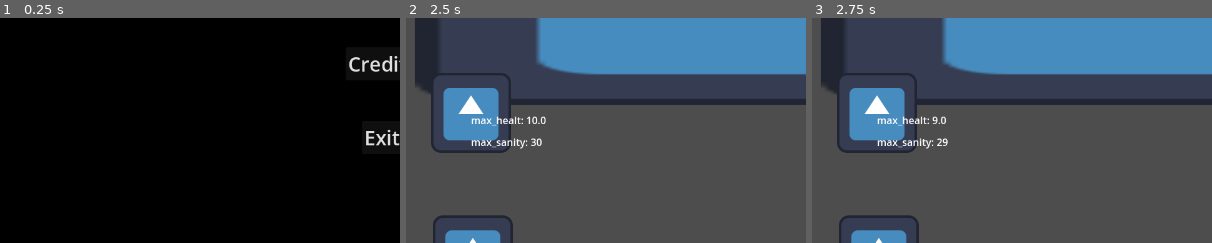
Above: before the commit, frames 1-3 (left to right).
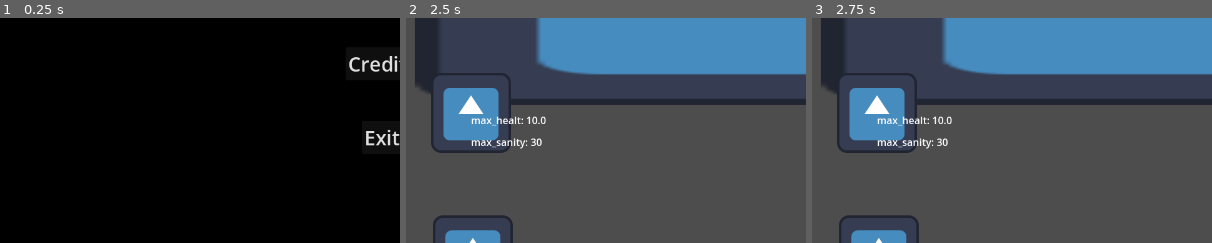
Above: after the commit, the same moments.

Repository: fabio98p/Godot_jam_Brackeys_2025.2
Game: Godot game, scene res://Menus/main_menu.tscn
Two runs of this game, one before a commit and one after it. Both use one fixed random seed, a clock stepped at 60 frames per second and the inputs below. The engine's default icon, where the game draws it, is replaced by a stand-in: a white triangle on a blue panel in a dark square.
Inputs (mouse positions are % of the whole screen's width and height, from its top left):
- Up to frame 1 (0.25 s): no input
- Up to frame 2 (2.5 s): click "Start" at 0.5 s; tap Enter at 1.25 s; move the mouse to (72, 45) at 1.27 s; click (72, 45) at 1.42 s; tap Space at 2 s; drag from (30, 55) to (50, 26) at 2.02 s
- Up to frame 3 (2.75 s): no input
The pictures show only the part of the screen within x 0-50%, y 28-78%; the shares and areas given below are measured in that part.

Frames 1-2 are identical in both runs. In frame 3, 0.2% of the frame differs, in the area x 30-35%, y 43-57%.

Commit message:
first build

Diff:
--- a/Cards/card.gd
+++ b/Cards/card.gd
@@ -37,5 +37,4 @@
 
 func destroy_card():
 	#mettere animazione del crounch
-	await get_tree().create_timer(2).timeout
 	queue_free()
--- a/Cards/card_manager.gd
+++ b/Cards/card_manager.gd
@@ -102,10 +102,17 @@
 		card_being_dragged.cardDataHandler.playCard("playCard")
 		card_being_dragged.get_node("Area2D/CollisionShape2D").disabled = true
 		drop_zone_found.card_in_drop_zone = true
-		card_being_dragged.destroy_card()
+		toggle_drop_zone(drop_zone_found, card_being_dragged)
+		#card_being_dragged.destroy_card()
 	else:
 		player_hand_reference.add_card_to_hand(card_being_dragged, DEFAULT_CARD_SPEED)
 	card_being_dragged = null
+
+func toggle_drop_zone(drop_zone_found, card_being_dragged):
+	await get_tree().create_timer(4).timeout
+	drop_zone_found.card_in_drop_zone = false
+	card_being_dragged.destroy_card()
+
 
 func on_left_click_release():
 	if card_being_dragged:
--- a/Enemy/enemy.gd
+++ b/Enemy/enemy.gd
@@ -5,8 +5,9 @@
 @onready var sprite_2d: Sprite2D = $Sprite2D
 @onready var nameEnemy: Label = $Name
 @onready var desc: Label = $Desc
-@onready var healt: Label = $Healt
+@onready var health: Label = $Healt
 @onready var next_attack: Label = $NextAttack
+var current_health: float
 
 var enemyDataHandler: EnemyDataHandler
 func _ready() -> void:
@@ -15,7 +16,14 @@
 
 	nameEnemy.text = "name: " + enemyDataHandler.enemy_name
 	desc.text = "desc: " + enemyDataHandler.description
-	healt.text = "max_healt: " + str(enemyDataHandler.max_healt)
+	health.text = "max_healt: " + str(enemyDataHandler.max_healt)
 	next_attack.text = "next_attack: " + str(enemyDataHandler.getNextAttack().attack_damage)
 
 	sprite_2d.texture = enemyDataHandler.img
+
+func dmg_taken(value):
+	print("enemy current",enemyDataHandler.current_healt)
+	enemyDataHandler.current_healt = enemyDataHandler.current_healt - value
+	health.text = "max_healt: " + str(enemyDataHandler.current_healt)
+	if enemyDataHandler.current_healt <= 0:
+		health.text = "max_healt: " +  "dead health"
--- a/Levels/level_1.gd
+++ b/Levels/level_1.gd
@@ -1,5 +1,18 @@
 extends Node2D
+@onready var player: Node2D = $Player
+@onready var enemy: Node2D = $Enemy
 
 func applay_card_effect(cadsEffect):
 	print("ciaone")
 	print(cadsEffect)
+	for key in cadsEffect.keys():
+		var value = cadsEffect[key]
+		print("Effetto:", key, " -> ", value)
+
+		match key:
+			"sanity_cost":
+				player.sanity_taken(value)
+			"attack_enemy":
+				enemy.dmg_taken(value)
+			"heal_self":
+				player.heal_self(value)
--- a/Player/player.gd
+++ b/Player/player.gd
@@ -14,26 +14,30 @@
 	current_sanity = max_sanity
 	health.text = "max_healt: " + str(current_health)
 	sanity.text = "max_sanity: " + str(current_sanity)
-	await get_tree().create_timer(2).timeout
-	dmg_taken()
-	sanity_taken()
+
 
 
 # Called every frame. 'delta' is the elapsed time since the previous frame.
 func _process(delta: float) -> void:
 	pass
 
-func dmg_taken():
+func dmg_taken(value):
 	print(current_health)
-	current_health -= 1
+	current_health = current_health - value
 	health.text = "max_healt: " + str(current_health)
 	if current_health <= 0:
 		health.text = "max_healt: " +  "dead health"
 
+func heal_self(value):
+	print(current_health)
+	health.text = "max_healt: " + str(current_health)
+	if current_health <= max_health:
+		current_health = current_health + value
 
-func sanity_taken():
+
+func sanity_taken(value):
 	print(current_sanity)
-	current_sanity -= 1
+	current_sanity = current_sanity - value
 	sanity.text = "max_sanity: " + str(current_sanity)
 	if current_health <= 0:
 		sanity.text = "max_sanity: " + "dead sanity"
